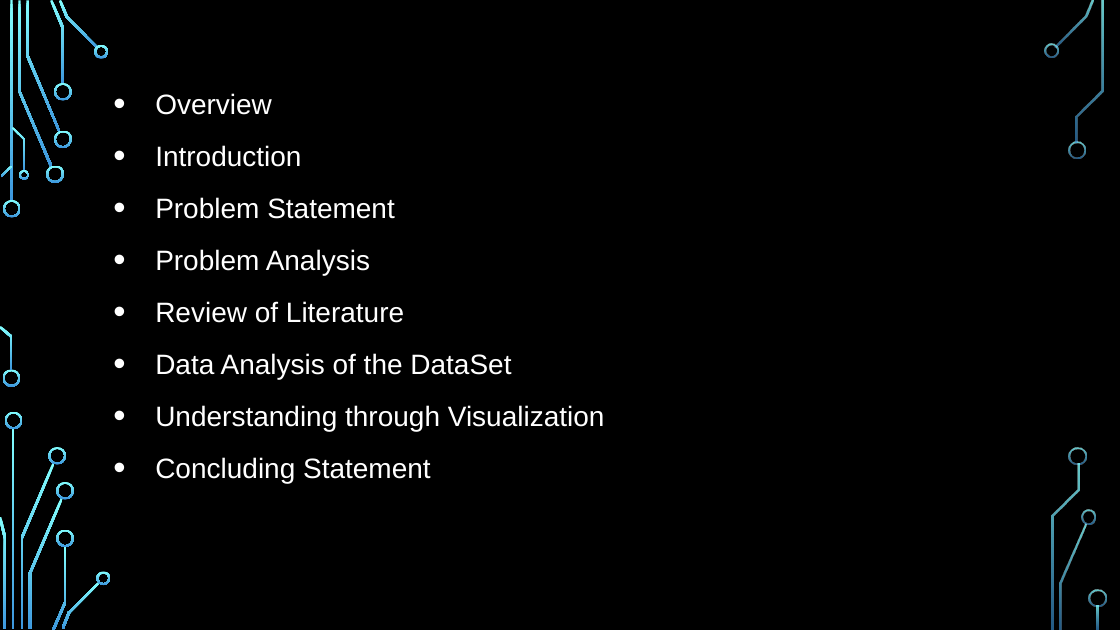
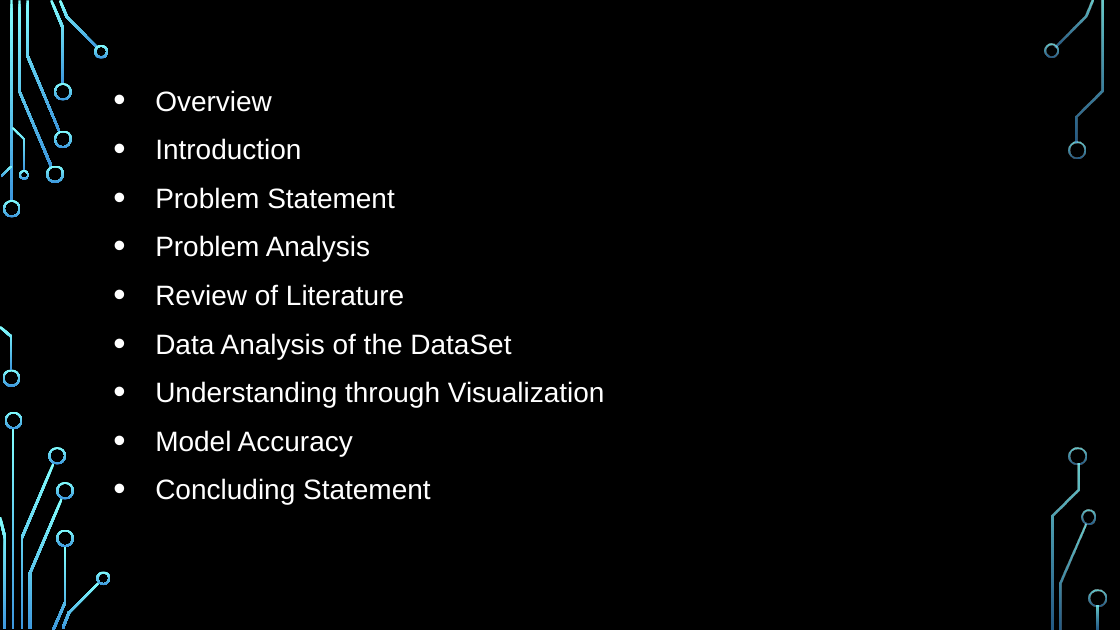
Before and after one commit to Debanti14/Internship, a slide deck: slide 2 of Micro Credit Defaulter Project/Micro Credit Defaulter project ppt.pptx. Drawn at 1120x630 pixels with LibreOffice and Linux fonts; fonts in the diff are those of the drawing; background and template pictures are left out. Boxes give left, top, right and bottom in pixels: in the first picture for what was removed or moved away, otherwise in the second. Text is boxed around its words. In the diff, an @@ line names an element or a change of style, - is before the commit and + after.

```diff
--- a/Micro Credit Defaulter Project/Micro Credit Defaulter project ppt.pptx
+++ b/Micro Credit Defaulter Project/Micro Credit Defaulter project ppt.pptx
@@ text at (155, 90, 605, 505): line spacing 1.2 to 1.1 @@
@@ text at (155, 430, 353, 456): paragraph added @@
+• Model Accuracy
```
Also in this commit, not shown: 2 other slides changed, 2 slides added, 1 slide removed, 1 other file.
